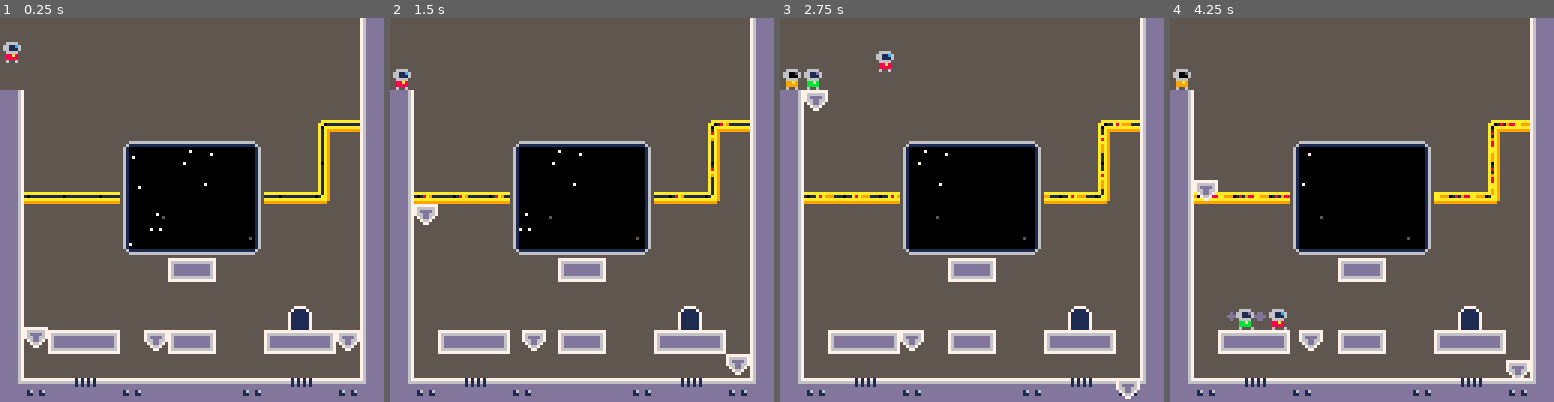
Above: before the commit, frames 1-4 (left to right).
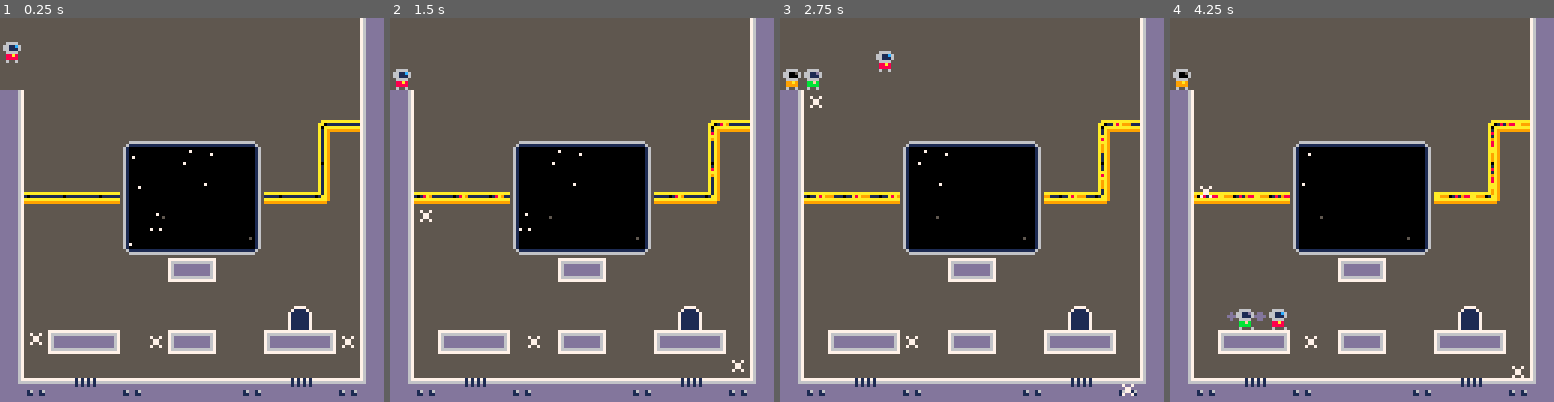
Above: after the commit, the same moments.

Repository: jgradim/gameoff-2020
Game: PICO-8 cartridge moonshot.p8
Same seed, same stepped clock (60 frames per second), same inputs: the game is played once before the commit and once after it.
Inputs:
- Up to frame 1 (0.25 s): no input
- Up to frame 2 (1.5 s): tap X (X key) at 0.33, 1.07 s; tap O (Z key) at 0.7 s
- Up to frame 3 (2.75 s): hold Right 1.6-2.1 s; tap O (Z key) at 1.7, 2.1, 2.5 s; tap X (X key) at 1.85 s; hold Up 2.15-2.42 s; hold Right from 2.47 s (still down)
- Up to frame 4 (4.25 s): tap O (Z key) every 0.4 s from 2.9 to 4.1 s; tap X (X key) at 2.97, 4.08 s; release Right at 3.03 s; hold Left 3.08-3.58 s; hold Down 3.63-3.97 s; hold Right from 4.02 s (still down)

The runs differ from the first frame. In frame 1, 0.8% of the frame differs, in the area x 6-94%, y 80-87%; in frame 2, 0.8%; in frame 3, 0.7%; in frame 4, 0.8%.

Commit message:
Abstract platform sprites

Diff:
--- a/moonshot.p8
+++ b/moonshot.p8
@@ -14,6 +14,22 @@
 gravity=0.2
 --movement multiplier per cycle
 inertia=0.75
+
+-------------
+---sprites---
+--------------
+
+sp_player_idle=1
+sp_player_run_start=2
+sp_player_run_length=3
+sp_player_jump=3
+sp_platform=72
+sp_door_opened=87
+sp_door_closed=84
+
+------------------
+---sprite flags---
+------------------
 
 --obstacles that are rigid and
 --apply in all directions
@@ -21,13 +37,6 @@
 --obstacles the player can stand
 --on but otherwise move through
 flag_stands=1
-
-sp_player_idle=1
-sp_player_run_start=2
-sp_player_run_length=3
-sp_player_jump=3
-sp_door_opened=87
-sp_door_closed=84
 
 ----------
 ---loop---
@@ -491,21 +500,21 @@
  return {
   --cel 1,3 <-> 1,13
   init_platform(
-   72,8,24,8,8,
+   8,24,8,8,
    linear_delta_fn(
     8,24,8,104
    )
   ),
   --cel 5,13 <-> 6,13
   init_platform(
-   72,40,104,8,8,
+   40,104,8,8,
    linear_delta_fn(
     40,104,48,104
    )
   ),
   --cel 14,15 <-> 14,13
   init_platform(
-   72,112,120,8,8,
+   112,120,8,8,
    linear_delta_fn(
     112,120,112,104
    )
@@ -514,7 +523,7 @@
 end
 
 function init_platform(
- sp,x,y,w,h,delta_fn
+ x,y,w,h,delta_fn
 )
  --[[
  sp=platform sprite
